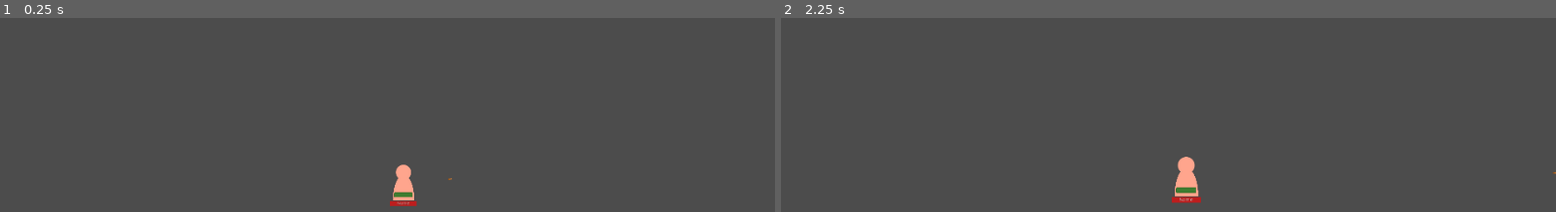
Above: before the commit, frames 1-2 (left to right).
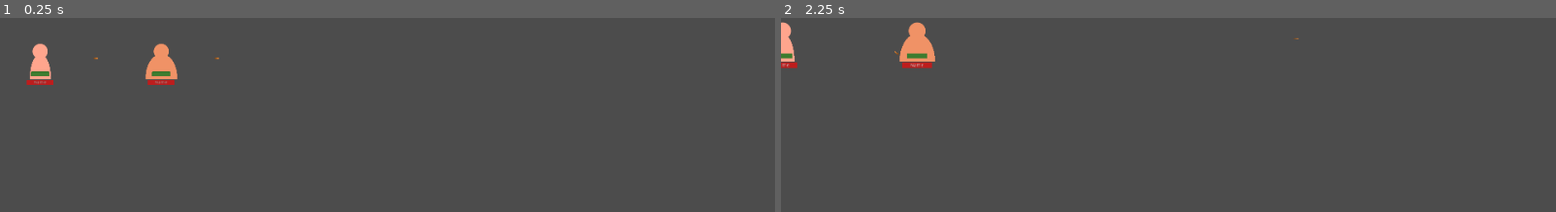
Above: after the commit, the same moments.

Repository: AdaLollA/EdgeLand
Game: Godot game, scene res://root.tscn
Same seed, same stepped clock (60 frames per second), same inputs: the game is played once before the commit and once after it.
Inputs (mouse positions are in pixels of both pictures, inside the frame that each line leads up to):
- Up to frame 1 (0.25 s): no input
- Up to frame 2 (2.25 s): move the mouse to (1184, 182) at 0.52 s; press the mouse at (1184, 182) at 0.53 s; hold Right (ui_right) 0.53-1.28 s; move the mouse to (outside the picture) at 1.27 s; release the mouse at (outside the picture) at 1.28 s; hold Down (ui_down) 1.28-2.03 s; right-click (outside the picture) at 1.35 s; tap Enter at 2 s; move the mouse to (1246, 140) at 2.02 s; hold Right (ui_right) from 2.03 s (still down); hold Mouse wheel up (zoom_in) from 2.03 s (still down)

The runs differ from the first frame. In frame 1, 1.6% of the frame differs, in the area x 3-59%, y 13-97%; in frame 2, 1.8%, in the area x 0-100%, y 2-96%.

Commit message:
bullet collision

Diff:
--- a/Character.gd
+++ b/Character.gd
@@ -41,7 +41,13 @@
 
 func fire():
 	var bulletInstance = bullet.instance()
-	bulletInstance.position = position
+	bulletInstance.position = position + Vector2(20,0)
 	bulletInstance.rotation_degrees = rotation_degrees
 	bulletInstance.apply_impulse(Vector2(), Vector2(200, 0).rotated(rotation))
 	get_node("/root/root/GameManager").add_child(bulletInstance)
+
+
+func _on_HurtBox_body_entered(body):
+	if 'Bullet' in body.name:
+		print('hit')
+	pass # Replace with function body.
--- a/Character.tscn
+++ b/Character.tscn
@@ -7,7 +7,10 @@
 [ext_resource path="res://CharacterUI.gd" type="Script" id=5]
 
 [sub_resource type="RectangleShape2D" id=1]
-extents = Vector2( 45.5808, 54.6117 )
+extents = Vector2( 40.3801, 51.6864 )
+
+[sub_resource type="RectangleShape2D" id=6]
+extents = Vector2( 42.0868, 54.5841 )
 
 [sub_resource type="StyleBoxFlat" id=2]
 bg_color = Color( 0.745098, 0.117647, 0.117647, 1 )
@@ -41,7 +44,7 @@
 corner_radius_bottom_left = 2
 
 [node name="Character" type="KinematicBody2D"]
-position = Vector2( 500, 200 )
+position = Vector2( 50, 50 )
 scale = Vector2( 0.4, 0.4 )
 input_pickable = true
 script = ExtResource( 1 )
@@ -56,9 +59,17 @@
 scale = Vector2( 0.725, 1 )
 texture = ExtResource( 3 )
 
-[node name="CollisionShape2D" type="CollisionShape2D" parent="."]
-position = Vector2( -0.525635, 9.99997 )
+[node name="ClickBox" type="CollisionShape2D" parent="."]
+position = Vector2( -0.52565, 9.99998 )
+scale = Vector2( 1, 1 )
 shape = SubResource( 1 )
+
+[node name="HurtBox" type="Area2D" parent="."]
+scale = Vector2( 1, 1 )
+
+[node name="CollisionShape2D" type="CollisionShape2D" parent="HurtBox"]
+position = Vector2( -0.744095, 9.42519 )
+shape = SubResource( 6 )
 
 [node name="CharacterUI" type="Control" parent="."]
 margin_right = 40.0
@@ -107,3 +118,4 @@
 "_edit_use_anchors_": false
 }
 [connection signal="input_event" from="." to="." method="_on_Character_input_event"]
+[connection signal="body_entered" from="HurtBox" to="." method="_on_HurtBox_body_entered"]
--- a/GameManager.gd
+++ b/GameManager.gd
@@ -6,11 +6,13 @@
 
 func _ready():
 	randomize()
-	spawnCharacter()
+	spawnCharacter(Vector2(50,50))
+	spawnCharacter(Vector2(200,50))
 	pass
 
-func spawnCharacter():
+func spawnCharacter(position):
 	var newCharacter = character.instance()
+	newCharacter.position = position
 	newCharacter.width = rand_range(0.3, 0.8)
 	newCharacter.color = colors[randi()%5]
 	$Entities.add_child(newCharacter)
Not shown: 1 places in Character.tscn that only renumber resources
